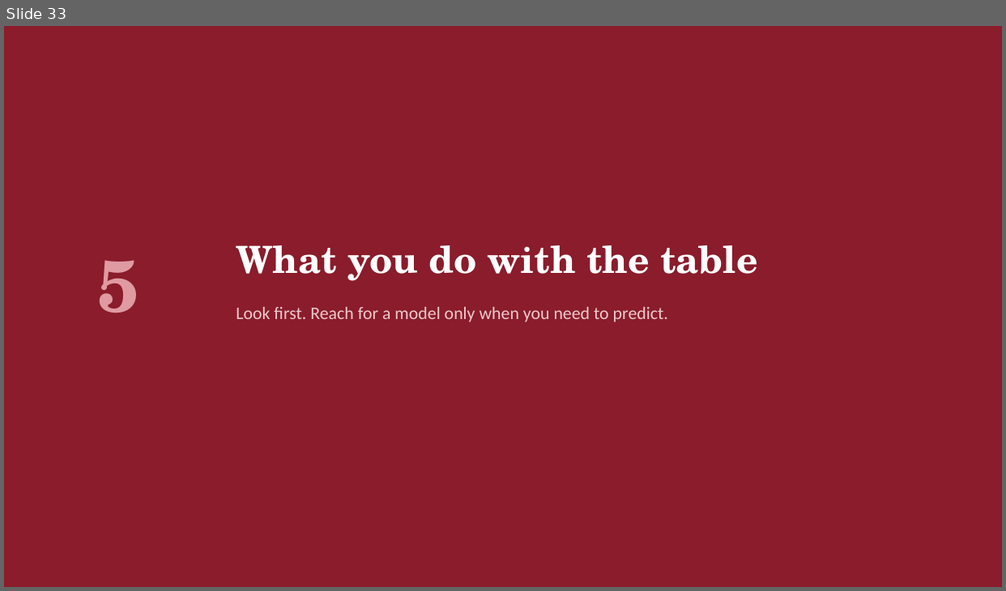
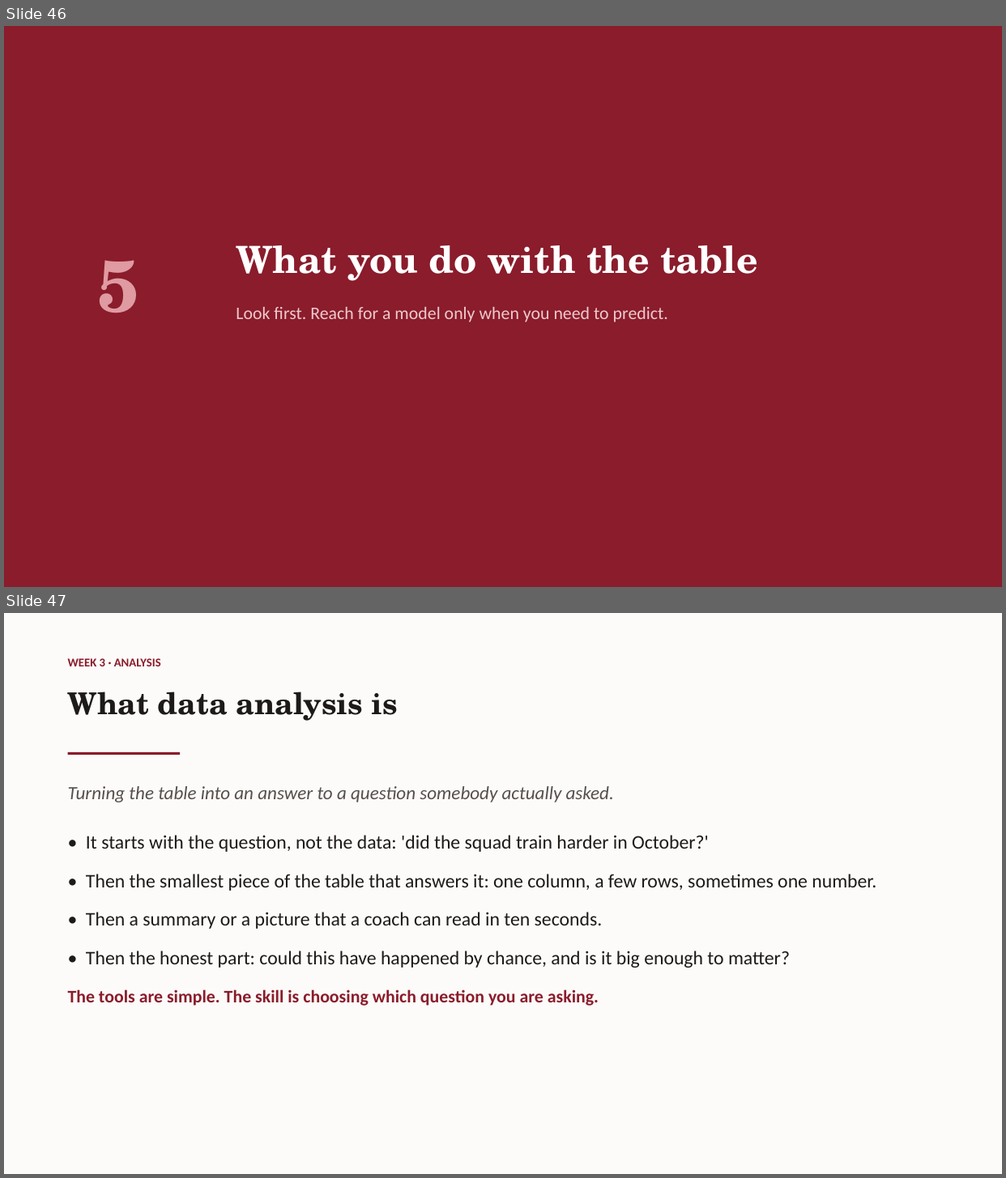
Before and after one commit to galipaydin/pes3850, a slide deck: lectures/week03/slides.pptx. Shown one above the other, each under a label of ours: slide 33 before the commit, slides 46 and 47 after it. The pictures are 1006x591 and 1006x1178 pixels, drawn with LibreOffice and Linux fonts; fonts in the diff are those of the drawing. Boxes give left, top, right and bottom in pixels: in the first picture for what was removed or moved away, otherwise in the second. Text is boxed around its words. In the diff, an @@ line names an element or a change of style, - is before the commit and + after.

Commit message:
Week 3 slides: worked examples for preprocessing, analysis and machine learning

```diff
--- a/lectures/week03/slides.pptx
+++ b/lectures/week03/slides.pptx
@@ slide 47 added at <box>4,613,1002,1174</box>, background #FCFBF9 @@
@@ text added at <box>68,658,161,666</box>, 11.5 pt, text #8A1C2B, bold @@
+WEEK 3 · ANALYSIS
@@ text added at <box>68,692,398,721</box>, 29 pt, text #1E1A1A, bold @@
+What data analysis is
@@ rectangle added at <box>68,752,180,756</box>, fill #8A1C2B @@
@@ text added at <box>68,786,614,803</box>, 18 pt, text #57504D, italic @@
+Turning the table into an answer to a question somebody actually asked.
@@ text added at <box>68,835,876,1006</box>, 18.5 pt, text #1E1A1A @@
+• It starts with the question, not the data: 'did the squad train harder in October?'
+• Then the smallest piece of the table that answers it: one column, a few rows, sometimes one number.
+• Then a summary or a picture that a coach can read in ten seconds.
+• Then the honest part: could this have happened by chance, and is it big enough to matter?
+The tools are simple. The skill is choosing which question you are asking.
@@ what was slide 33 is now slide 46 @@
```
Also in this commit, not shown: 34 other slides added, 2 other files.
